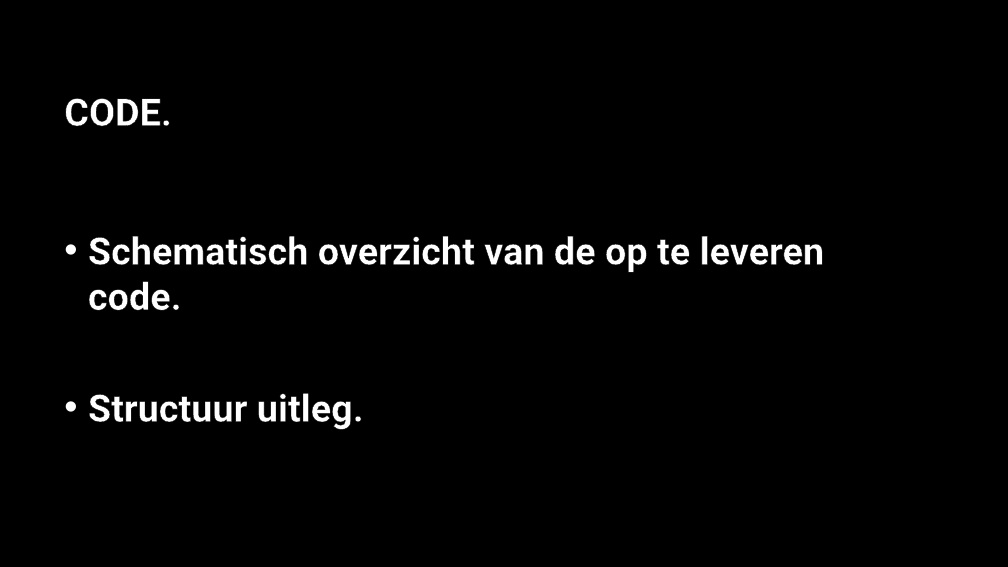
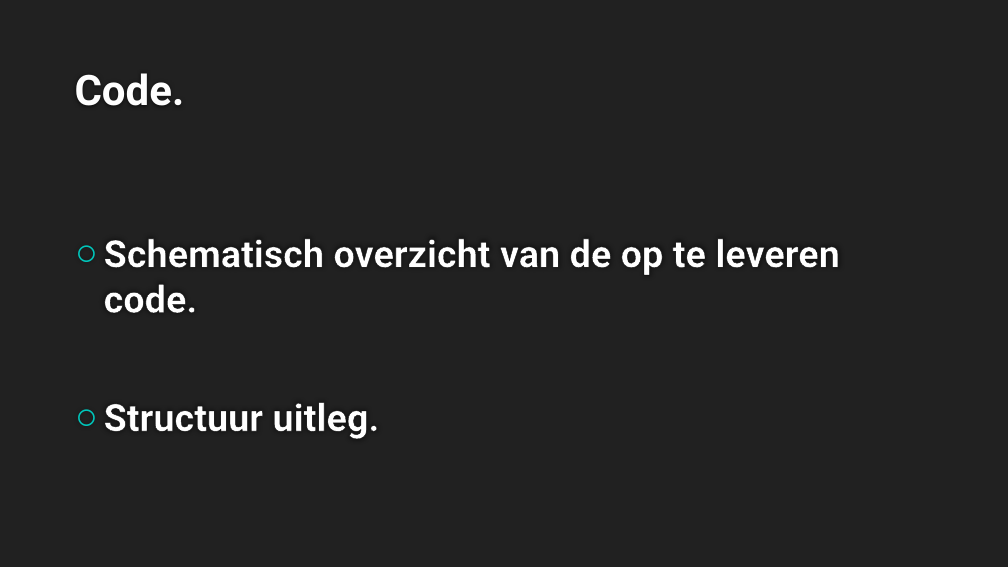
Before and after one commit to DanialVEVO/Gamelab2, a slide deck: slide 8 of Presentatie/Concept Fase.pptx. Drawn at 1008x567 pixels with LibreOffice and Linux fonts; fonts in the diff are those of the drawing; background and template pictures are left out. Boxes give left, top, right and bottom in pixels: in the first picture for what was removed or moved away, otherwise in the second. Text is boxed around its words. In the diff, an @@ line names an element or a change of style, - is before the commit and + after.

```diff
--- a/Presentatie/Concept Fase.pptx
+++ b/Presentatie/Concept Fase.pptx
@@ background picture (left out) to #212121 @@
@@ title "Code." at [75, 73, 185, 106]: vertical alignment middle to bottom @@
@@ title at [75, 73, 185, 106]: text changed; size 36 to 40 pt; text colour #FFFFFF to #FEFEFE @@
-CODE.
+Code.
@@ text "Schematisch overzicht van de op ...": place and size @@
-text "Schematisch overzicht van de op ..." at [88, 236, 825, 430]
+text "Schematisch overzicht van de op ..." at [104, 239, 840, 439]
@@ text "Schematisch overzicht van de op ..." at [104, 239, 840, 439]: bullet • to ○; more space between paragraphs; bullet colour #FFFFFF to #00C6BB @@
```
Also in this commit, not shown: 8 other slides changed, 1 other file.
